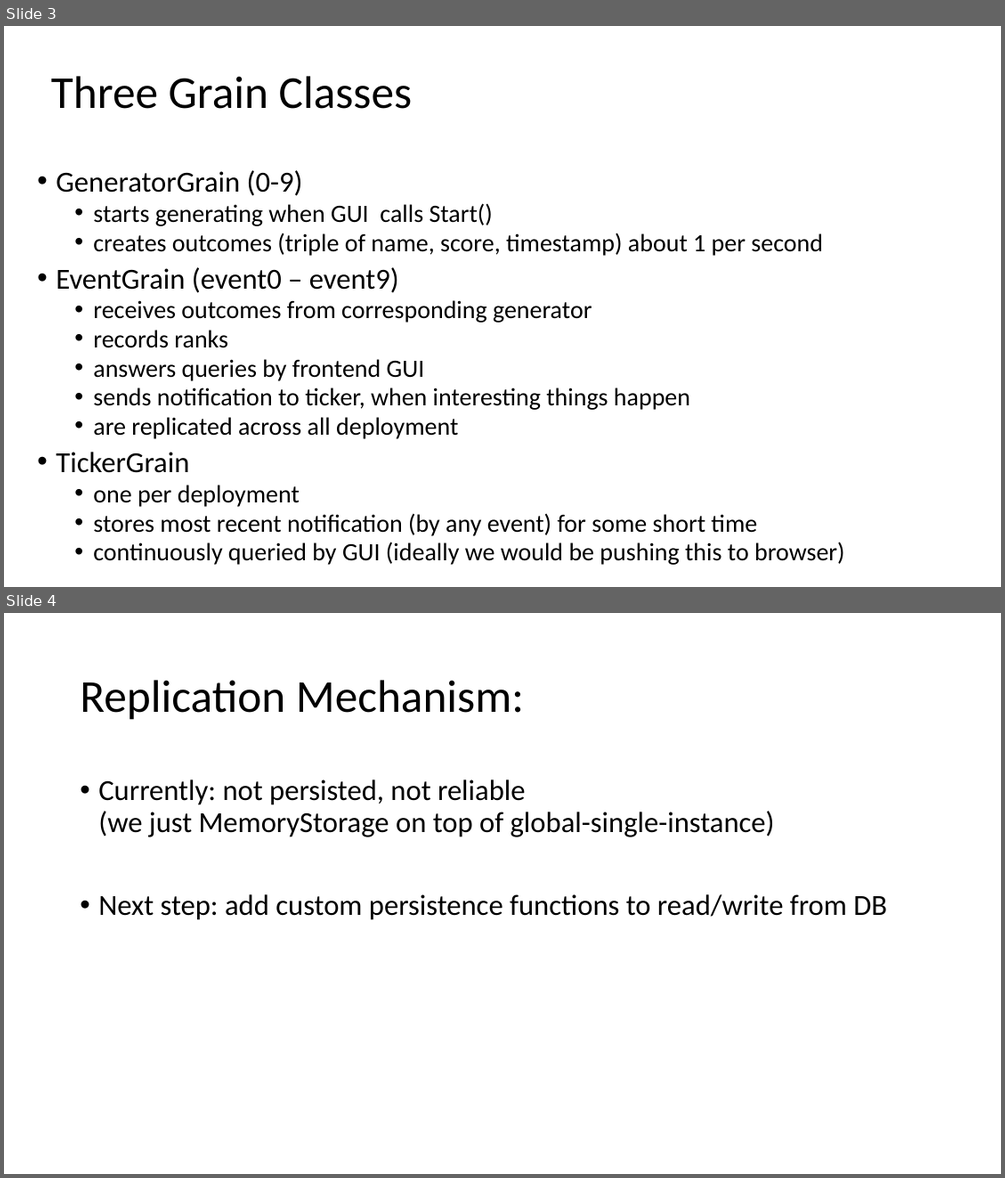
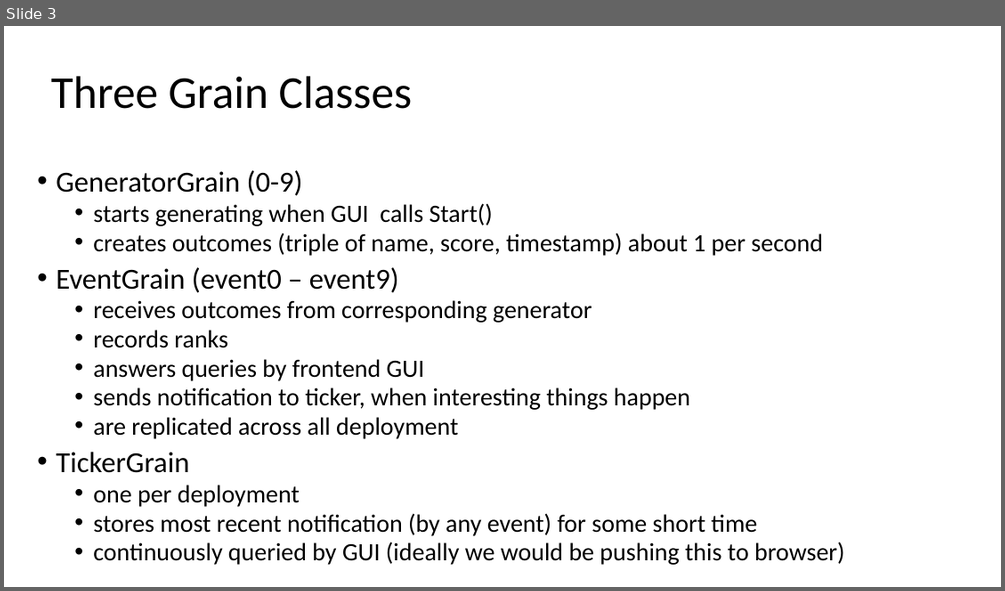
Before and after one commit to sebastianburckhardt/orleans, a slide deck: geo/Samples/ReplicatedEventSample/Description.pptx. Shown one above the other, each under a label of ours: slides 3 and 4 before the commit, slide 3 after it. The pictures are 1005x1178 and 1005x591 pixels, drawn with LibreOffice and Linux fonts; fonts in the diff are those of the drawing. Boxes give left, top, right and bottom in pixels: in the first picture for what was removed or moved away, otherwise in the second. Text is boxed around its words. In the diff, an @@ line names an element or a change of style, - is before the commit and + after.

```diff
--- a/geo/Samples/ReplicatedEventSample/Description.pptx
+++ b/geo/Samples/ReplicatedEventSample/Description.pptx
@@ slide 4 removed at bbox=[4, 613, 1001, 1174], background #FFFFFF @@
@@ title removed at bbox=[80, 680, 524, 720] @@
-Replication Mechanism:
@@ text removed at bbox=[98, 779, 887, 920] @@
-• Currently: not persisted, not reliable
-  (we just MemoryStorage on top of global-single-instance)
-• Next step: add custom persistence functions to read/write from DB
```
Also in this commit, not shown: 1 slide added.
